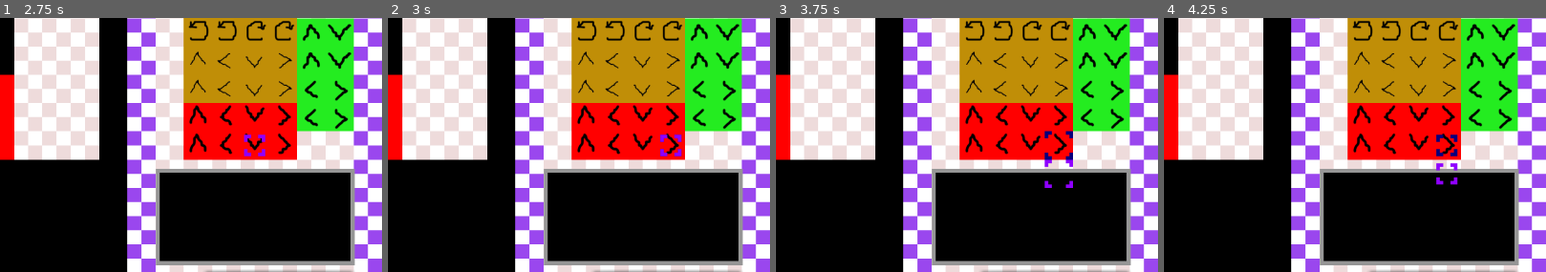
Above: before the commit, frames 1-4 (left to right).
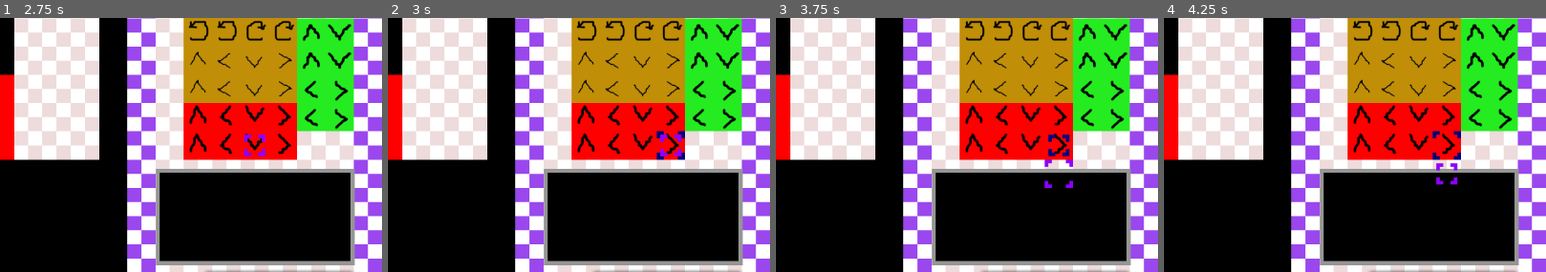
Above: after the commit, the same moments.

Repository: WIT-SCDS-F22-GAME-COOP/Zombie-Game
Game: Godot game, scene res://TSCN/Menu.tscn
Same seed, same stepped clock (60 frames per second), same inputs: the game is played once before the commit and once after it. The engine's default icon, where the game draws it, is replaced by a stand-in: a white triangle on a blue panel in a dark square.
Inputs:
- Up to frame 1 (2.75 s): click "start" at 0.5 s; click "BACK TO MENU" at 1.25 s; click "start" at 2 s
- Up to frame 2 (3 s): hold D (move_right) from 2.78 s (still down); tap Space (select) at 2.85 s
- Up to frame 3 (3.75 s): tap R (start_level, bound only before the commit) at 3.05, 3.6 s; release D (move_right) at 3.53 s; hold S (move_down) from 3.53 s (still down)
- Up to frame 4 (4.25 s): keep holding S (move_down); tap Space (select) at 3.8 s
The pictures show only the part of the screen within x 50-100%, y 39-89%; the shares and areas given below are measured in that part.

Frame 1 is identical in both runs. In frame 2, 0.2% of the frame differs, in the area x 70-78%, y 44-57%; in frame 3, 0.4%; in frame 4, 0.4%.

Commit message:
Fix for last durability charge consumption

Diff:
--- a/Scripts/Character.gd
+++ b/Scripts/Character.gd
@@ -6,7 +6,6 @@
 
 var id = 0
 var frames = -1
-var failed = false
 
 var starting_pos = Vector2.ZERO
 var current_tile = -1
@@ -19,27 +18,26 @@
 
 # Called every frame. 'delta' is the elapsed time since the previous frame.
 func _process(delta):
-	if Input.is_action_just_pressed("start_level"):
+	# Do not leave active after game timer implemented
+	# Mapped to R button, walks
+	if Input.is_action_just_pressed("debug_input"):
 		frames = 0
+	# Mapped to T button, turns right
+#	if Input.is_action_just_pressed("debug_input2"):
+#		direction = Tiles.turn(direction, true)
 
+	# Update with any new level attributes added
 	if Input.is_action_just_pressed("reset_level") && starting_pos != Vector2(0,0):
-		reset()
+		frames = -1
+		Global.points = 0
+		global_position = starting_pos
+		direction = initial_direction
+		move_direction = -1
 
 	if frames != -1 && global_position.x > 0:
 		frames = frames + 1
 		if frames % 5 == 0:
 			tick()
-
-	if current_floor[4] == 0:
-		failed = true
-
-# Update with any new level attributes added
-func reset():
-	frames = -1
-	Global.points = 0
-	global_position = starting_pos
-	direction = initial_direction
-	move_direction = -1
 
 func tick():
 	use_tile(current_tile)
--- a/Scripts/World.gd
+++ b/Scripts/World.gd
@@ -36,7 +36,6 @@
 		_on_Button_pressed()
 
 	if Input.is_action_just_pressed("select"):
-		$LossGraphic.visible = false
 		if ($ActionTile.get_cell($Cursor.tile_position.x, $Cursor.tile_position.y) != -1 && initial_pos_check()):
 			selected_tile_pos = $Cursor.tile_position
 			selected_tile = $ActionTile.get_cell($Cursor.tile_position.x, $Cursor.tile_position.y)
@@ -55,10 +54,6 @@
 		$WinGraphic.visible = true
 	else:
 		$WinGraphic.visible = false
-
-	fail_check($Red.frames,$Red.failed)
-	fail_check($Green.frames,$Green.failed)
-	pass_tile()
 
 
 func initial_pos_check():
@@ -124,22 +119,19 @@
 	$Green.modulate = Color(0,1,0)
 
 func pass_tile():
-
 	var red = Tiles.get_tile($Red.position)
 	var green = Tiles.get_tile($Green.position)
-	$Red.current_tile = $ActionTile.get_cell(red.x,red.y)
-	$Green.current_tile = $ActionTile.get_cell(green.x,green.y)
-	$Red.current_floor = pass_floor($Red.current_floor,red)
-	$Green.current_floor = pass_floor($Green.current_floor,green)
-
-	if (red != last_pos_red):
+	if (red != last_pos_red || (green != last_pos_green)):
+		$Red.current_tile = $ActionTile.get_cell(red.x,red.y)
+		$Green.current_tile = $ActionTile.get_cell(green.x,green.y)
+		$Red.current_floor = pass_floor($Red.current_floor,red)
+		$Green.current_floor = pass_floor($Green.current_floor,green)
+
 		last_pos_red = red
 		if(durability_matrix[red.x-1][red.y-1] > 0):
 			durability_matrix[red.x-1][red.y-1] -=1
 			if (durability_matrix[red.x-1][red.y-1] == 0):
 				$ActionTile.set_cell(red.x, red.y, -1, false,false,false, Vector2(0,0))
-
-	if (green != last_pos_green):
 		last_pos_green = green
 		if(durability_matrix[green.x-1][green.y-1] > 0):
 			durability_matrix[green.x-1][green.y-1] -=1
@@ -212,17 +204,3 @@
 	current_button = 1
 func _Back_Button_Left(area):
 	current_button = 0
-
-
-func fail_check(x,y):
-	if x != -1 && y == true:
-		$LossGraphic.visible = true
-		$LossTimer.start()
-		$Red.failed = false
-		$Green.failed = false
-		$Green.reset()
-		$Red.reset()
-
-
-func _on_LossTimer_timeout():
-	$LossGraphic.visible = false
--- a/TSCN/World.tscn
+++ b/TSCN/World.tscn
@@ -8,7 +8,6 @@
 [ext_resource path="res://Graphics/placeholder_tiles2.png" type="Texture" id=6]
 [ext_resource path="res://Graphics/win.png" type="Texture" id=7]
 [ext_resource path="res://Graphics/placeholder_tiles3.png" type="Texture" id=8]
-[ext_resource path="res://Graphics/error.png" type="Texture" id=9]
 
 [sub_resource type="TileSet" id=10]
 0/name = "placeholder_tiles.png 0"
@@ -544,7 +543,6 @@
 modulate = Color( 0.0470588, 0.662745, 0.490196, 1 )
 position = Vector2( -256, 0 )
 frames = SubResource( 8 )
-frame = 1
 playing = true
 
 [node name="MarginContainer" type="MarginContainer" parent="."]
@@ -577,18 +575,6 @@
 z_index = 5
 texture = ExtResource( 7 )
 
-[node name="LossGraphic" type="Sprite" parent="."]
-visible = false
-position = Vector2( 605, 546 )
-scale = Vector2( 1.18, 1.18 )
-z_index = 5
-texture = ExtResource( 9 )
-
-[node name="LossTimer" type="Timer" parent="."]
-wait_time = 2.0
-one_shot = true
-
 [connection signal="pressed" from="Button" to="." method="_on_Button_pressed"]
 [connection signal="area_entered" from="Button/Area2D" to="." method="_Back_Button_Entered"]
 [connection signal="area_exited" from="Button/Area2D" to="." method="_Back_Button_Left"]
-[connection signal="timeout" from="LossTimer" to="." method="_on_LossTimer_timeout"]
--- a/project.godot
+++ b/project.godot
@@ -67,7 +67,7 @@
 , Object(InputEventKey,"resource_local_to_scene":false,"resource_name":"","device":0,"alt":false,"shift":false,"control":false,"meta":false,"command":false,"pressed":false,"scancode":16777221,"physical_scancode":0,"unicode":0,"echo":false,"script":null)
  ]
 }
-start_level={
+debug_input={
 "deadzone": 0.5,
 "events": [ Object(InputEventKey,"resource_local_to_scene":false,"resource_name":"","device":0,"alt":false,"shift":false,"control":false,"meta":false,"command":false,"pressed":false,"scancode":82,"physical_scancode":0,"unicode":0,"echo":false,"script":null)
  ]
Not shown: 1 places in TSCN/World.tscn that only renumber resources
